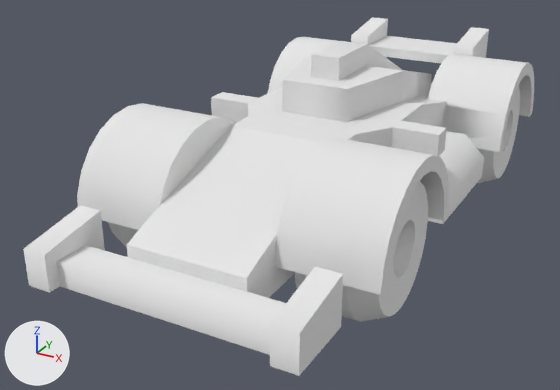
An edit to the OBJ model Assets/Assets/kenney_car-kit/Models/OBJ format/raceFuture.obj, drawn before and after from the same camera.
Rendered twice from a 50 mm camera at (1.42, -3.03, 1.63) aimed at (-0.14, -0.19, 0.2). Every picture has the same lights, and +X, +Y and +Z are marked at lower left. The first picture is the older version. Where no turn or scale is listed for an object, it has been applied to the vertices.

Names of what the first picture shows: 'raceFuture'.
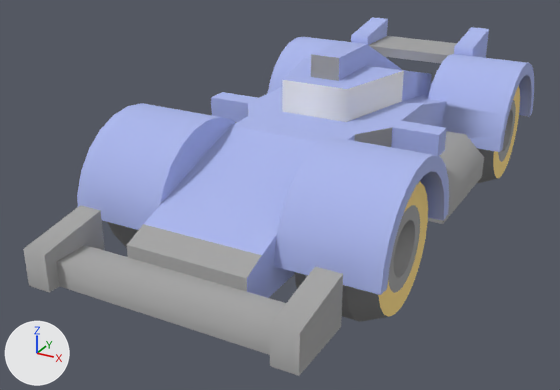
Diff of the bpy script that builds the scene:
```diff
--- a/Assets/Assets/kenney_car-kit/Models/OBJ format/raceFuture.obj.py
+++ b/Assets/Assets/kenney_car-kit/Models/OBJ format/raceFuture.obj.py
@@ mat_plastic @@
 mat_plastic = principled_material('plastic')
-mat_plastic.base_color = (0.8, 0.8, 0.8)  # white #e7e7e7
+mat_plastic.base_color = (0.376, 0.376, 0.376)  # grey #a5a5a5
 mat_plastic.roughness = 1.0
@@ mat_paintblue @@
 mat_paintblue = principled_material('paintBlue')
-mat_paintblue.base_color = (0.8, 0.8, 0.8)  # white #e7e7e7
+mat_paintblue.base_color = (0.412, 0.478, 0.847)  # blue #acb8ed
 mat_paintblue.roughness = 1.0
@@ mat_cartire @@
 mat_cartire = principled_material('carTire')
-mat_cartire.base_color = (0.8, 0.8, 0.8)  # white #e7e7e7
+mat_cartire.base_color = (0.239, 0.239, 0.239)  # grey #868686
 mat_cartire.roughness = 1.0
@@ mat_paintyellow @@
 mat_paintyellow = principled_material('paintYellow')
-mat_paintyellow.base_color = (0.8, 0.8, 0.8)  # white #e7e7e7
+mat_paintyellow.base_color = (1.0, 0.74, 0.259)  # yellow #ffdf8b
 mat_paintyellow.roughness = 1.0
```

Location of each change, (x1, y1, x2, y2) in pixels of the pictures (560 x 390 px):
'raceFuture', recoloured: (23, 17, 534, 376) in both
